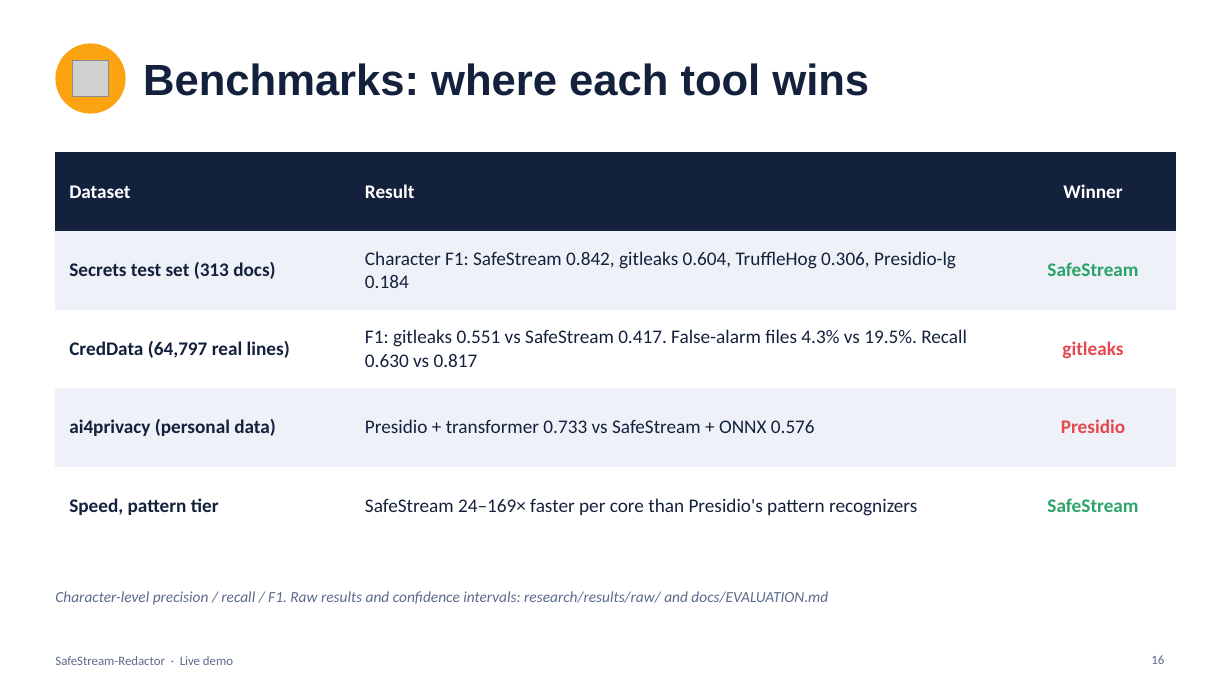
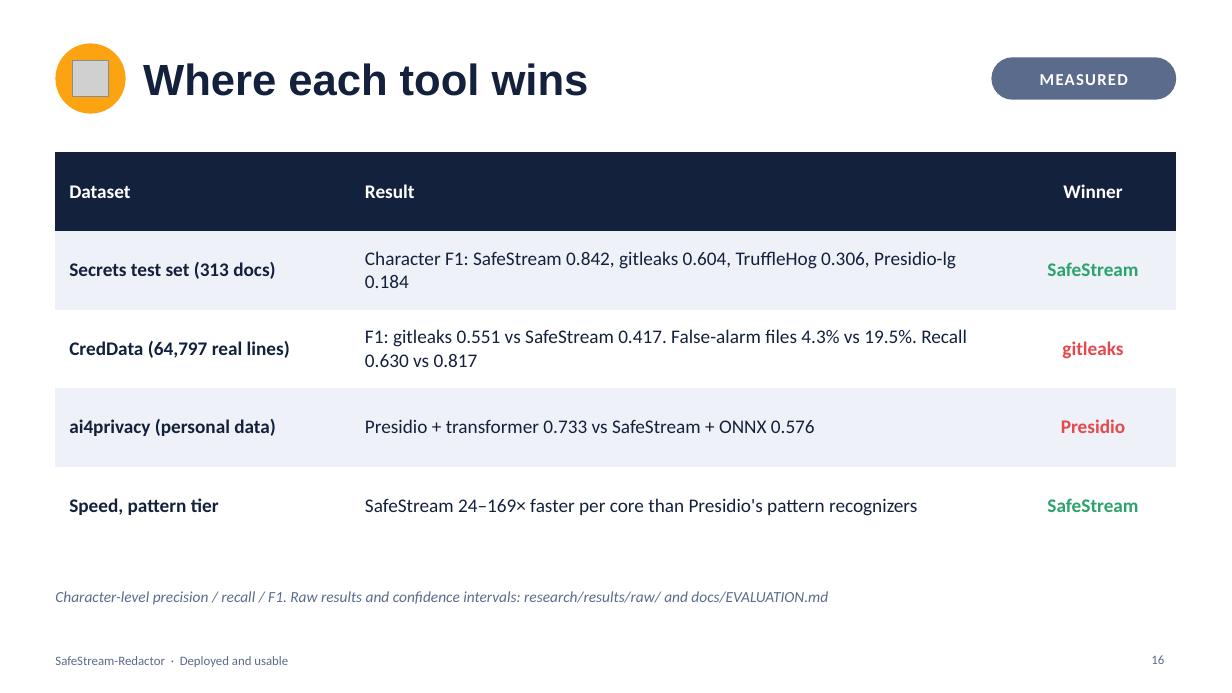
Before and after one commit to MounishSenisetty/SafeStream-Redactor, a slide deck: slide 16 of docs/SafeStream-Redactor-Demo.pptx. Drawn at 1232x693 pixels with LibreOffice and Linux fonts; fonts in the diff are those of the drawing; grey boxes stand for pictures. Boxes give left, top, right and bottom in pixels: in the first picture for what was removed or moved away, otherwise in the second. Text is boxed around its words. In the diff, an @@ line names an element or a change of style, - is before the commit and + after.

```diff
--- a/docs/SafeStream-Redactor-Demo.pptx
+++ b/docs/SafeStream-Redactor-Demo.pptx
@@ rounded rectangle added at bbox=[992, 57, 1177, 100], fill #5B6B8C @@
@@ title at bbox=[143, 63, 589, 96]: text changed @@
-Benchmarks: where each tool wins
+Where each tool wins
@@ text added at bbox=[1040, 74, 1128, 85], 13 pt, text #FFFFFF, bold @@
+MEASURED
@@ text at bbox=[55, 656, 288, 667]: text changed @@
-SafeStream-Redactor · Live demo
+SafeStream-Redactor · Deployed and usable
```
Also in this commit, not shown: 14 other slides changed, 1 slide added, 1 slide removed.
